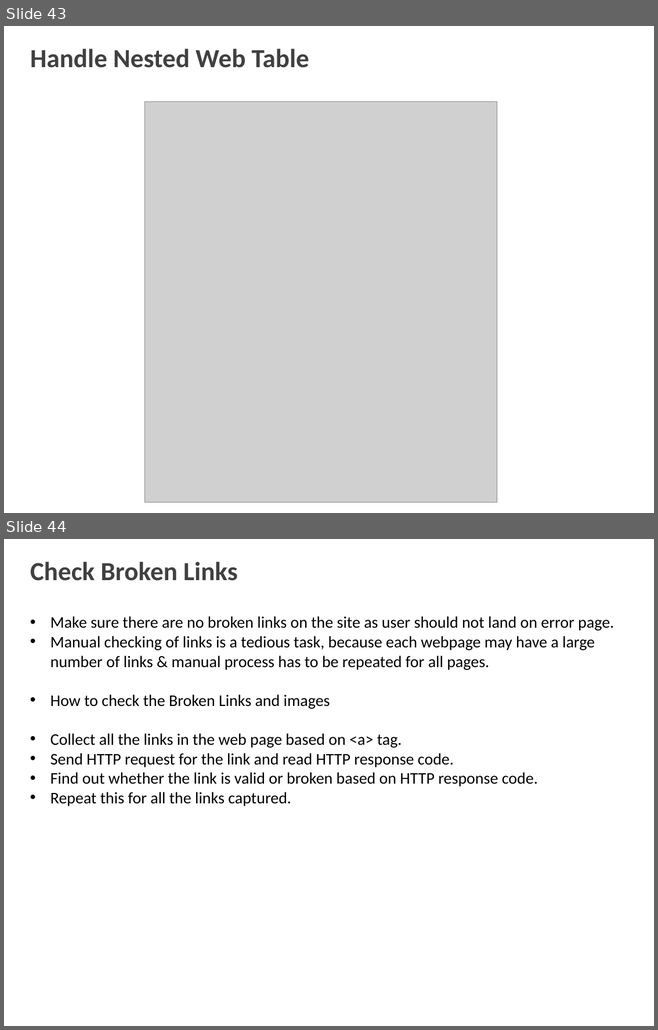
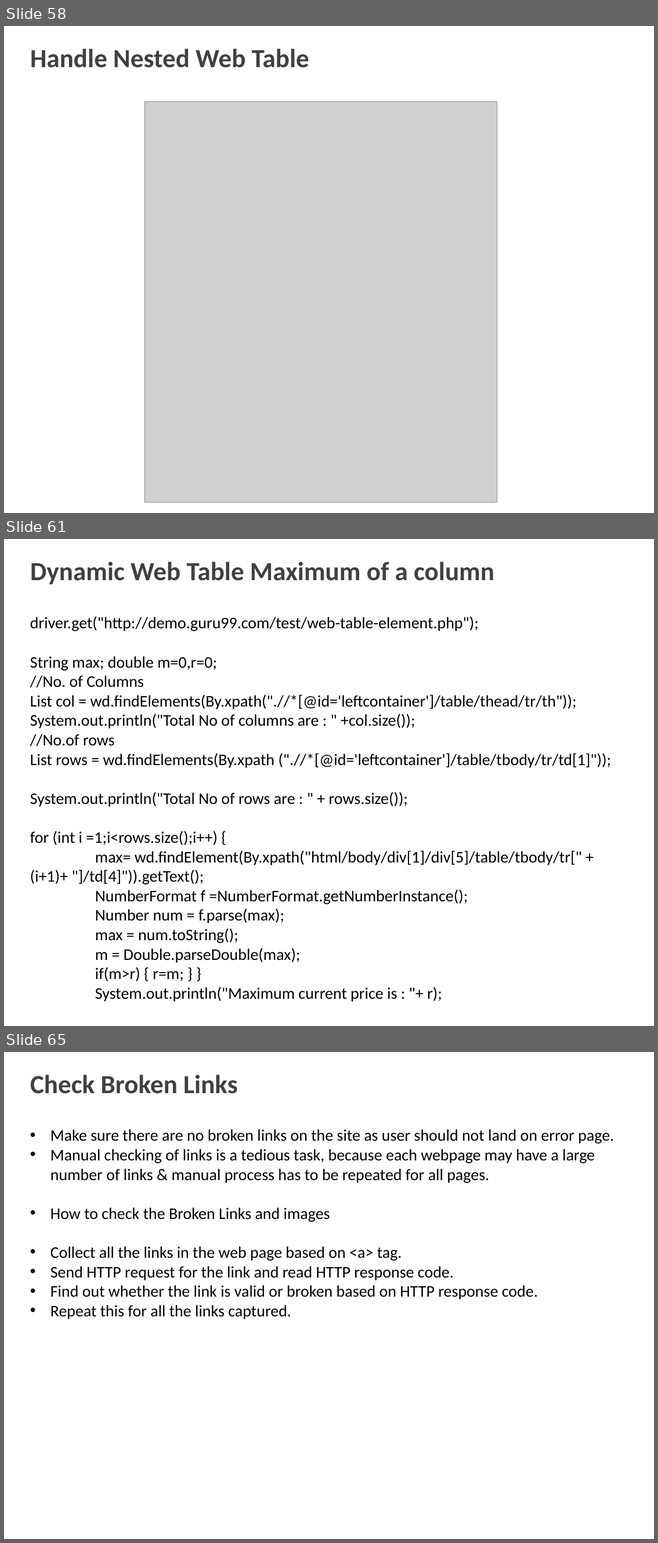
Before and after one commit to shalini06mittal/MphasisPhase5Batch1, a slide deck: 2_Selenium.pptx. Shown one above the other, each under a label of ours: slides 43 and 44 before the commit, slides 58, 61 and 65 after it; the slides between them are not shown. The pictures are 658x1030 and 658x1543 pixels, drawn with LibreOffice and Linux fonts; fonts in the diff are those of the drawing; grey boxes stand for pictures; background and template pictures are left out. Boxes give left, top, right and bottom in pixels: in the first picture for what was removed or moved away, otherwise in the second. Text is boxed around its words. In the diff, an @@ line names an element or a change of style, - is before the commit and + after.

Commit message:
Day 3 selenium wait, xpath, popups

```diff
--- a/2_Selenium.pptx
+++ b/2_Selenium.pptx
@@ slide 61 added at box(4, 539, 654, 1026), background picture (left out) @@
@@ title added at box(30, 562, 494, 584), 29 pt, text #404040, bold @@
+Dynamic Web Table Maximum of a column
@@ text added at box(30, 616, 611, 1002), 18 pt, text #000000 @@
+driver.get("http://demo.guru99.com/test/web-table-element.php");
+String max; double m=0,r=0;
+//No. of Columns
+List col = wd.findElements(By.xpath(".//*[@id='leftcontainer']/table/thead/tr/th"));
+System.out.println("Total No of columns are : " +col.size());
+//No.of rows
+List rows = wd.findElements(By.xpath (".//*[@id='leftcontainer']/table/tbody/tr/td[1]"));
+System.out.println("Total No of rows are : " + rows.size());
+for (int i =1;i<rows.size();i++) {
+max= wd.findElement(By.xpath("html/body/div[1]/div[5]/table/tbody/tr[" + (i+1)+ "]/td[4]")).getText();
+NumberFormat f =NumberFormat.getNumberInstance();
+Number num = f.parse(max);
+max = num.toString();
+m = Double.parseDouble(max);
+if(m>r) { r=m; } }
+System.out.println("Maximum current price is : "+ r);
@@ what was slide 43 is now slide 58 @@
@@ what was slide 44 is now slide 65 @@
```
Also in this commit, not shown: 2 slides changed, 21 other slides added, 42 other files.
